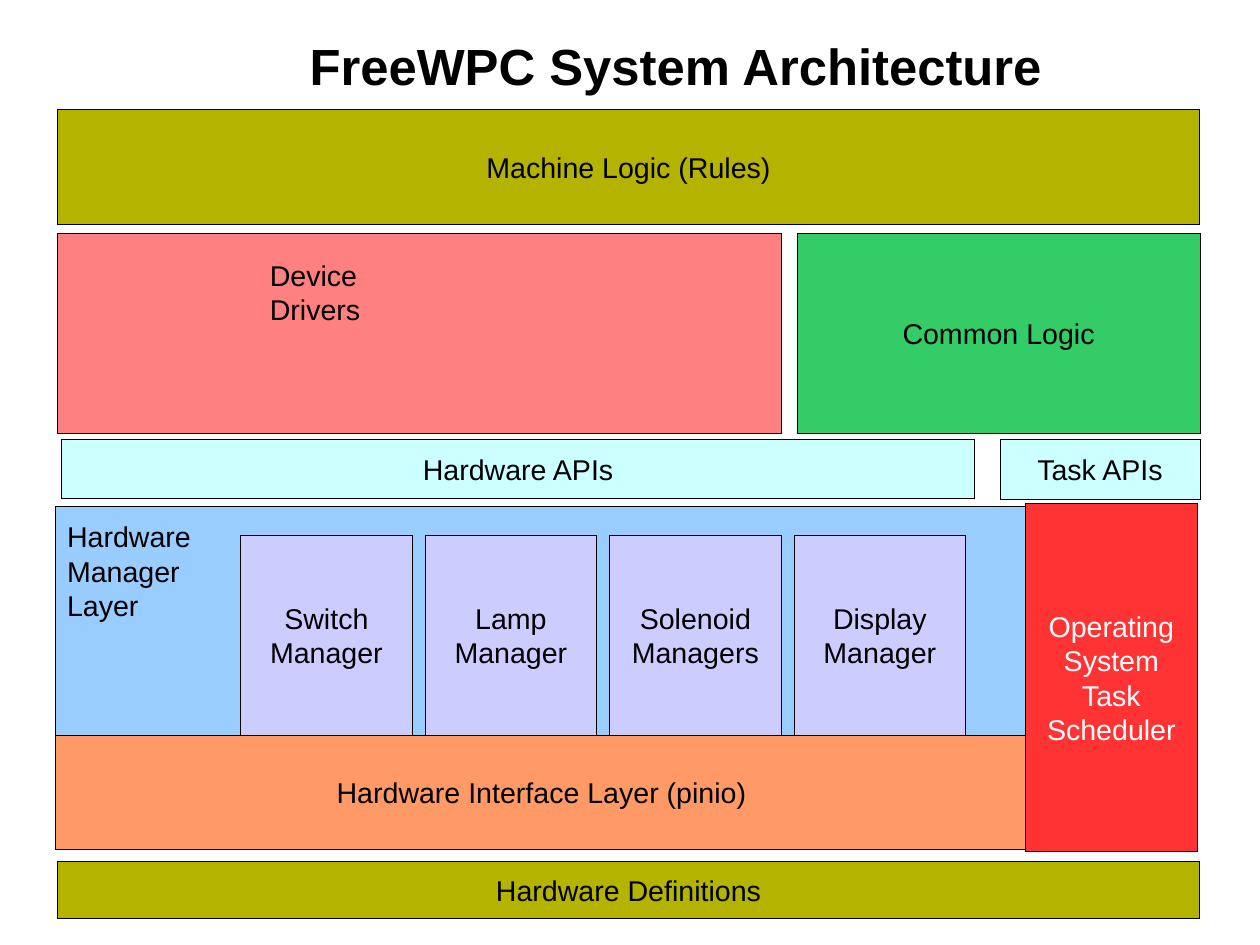
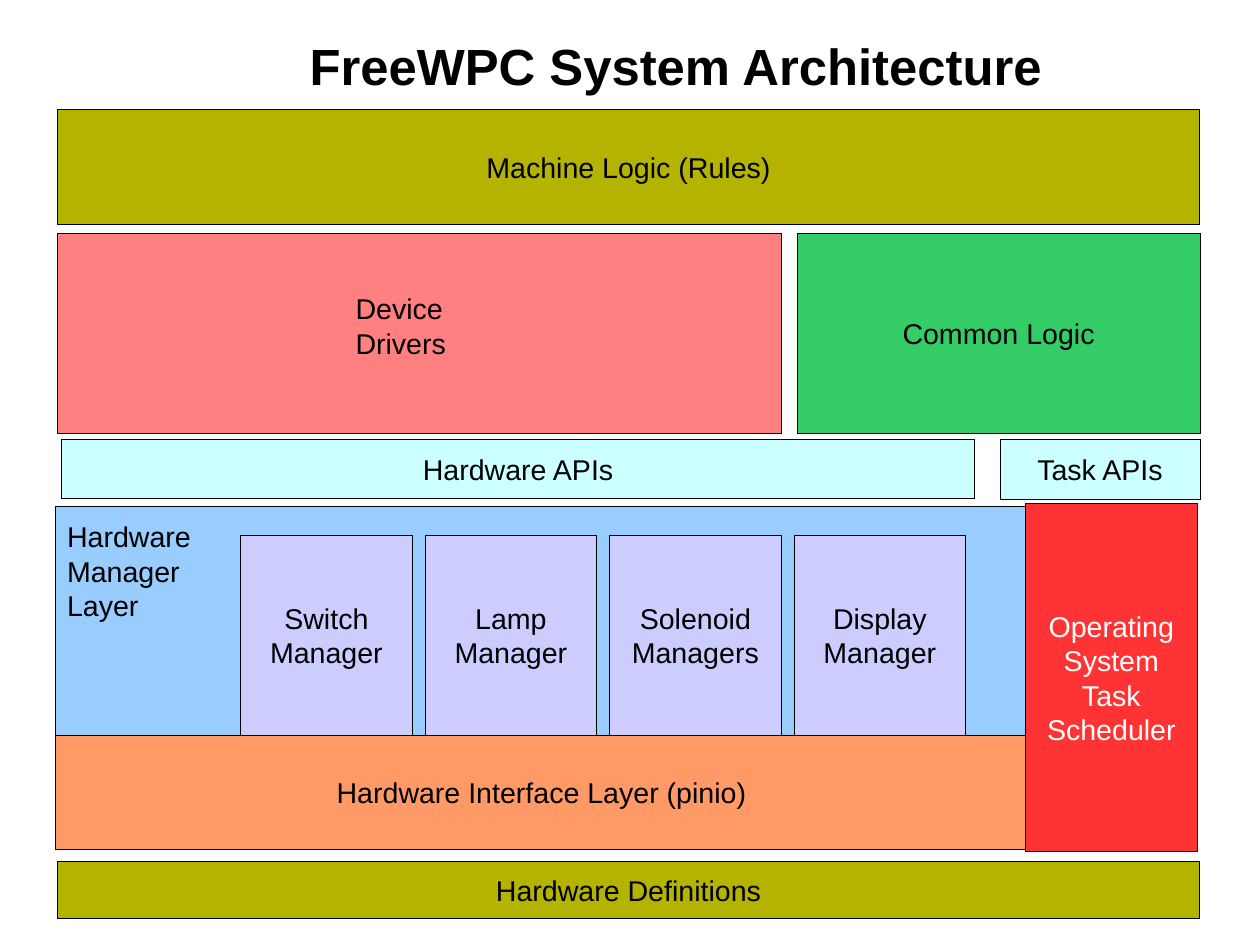
Before and after one commit to SonnyJim/freewpc, a slide deck: slide 4 of doc/freewpc.odp (slide 3 before the commit). Drawn at 1260x945 pixels with LibreOffice and Linux fonts; fonts in the diff are those of the drawing. Boxes give left, top, right and bottom in pixels: in the first picture for what was removed or moved away, otherwise in the second. Text is boxed around its words. In the diff, an @@ line names an element or a change of style, - is before the commit and + after.

```diff
--- a/doc/freewpc.odp
+++ b/doc/freewpc.odp
@@ text "Device": place and size @@
-text "Device" at box(270, 265, 360, 321)
+text "Device" at box(356, 298, 446, 355)
```
Also in this commit, not shown: 2 other slides changed, 2 slides added.
